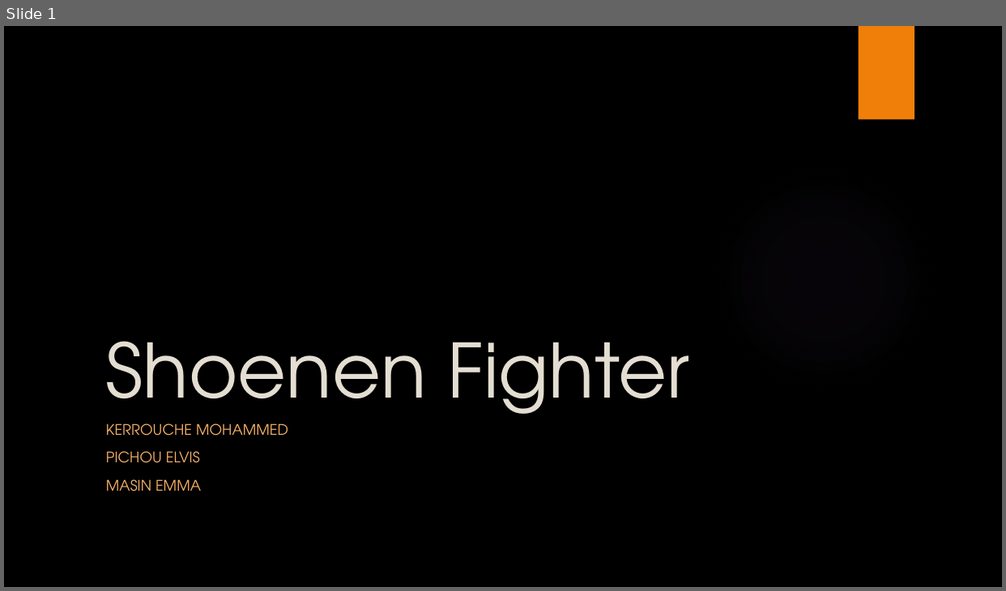
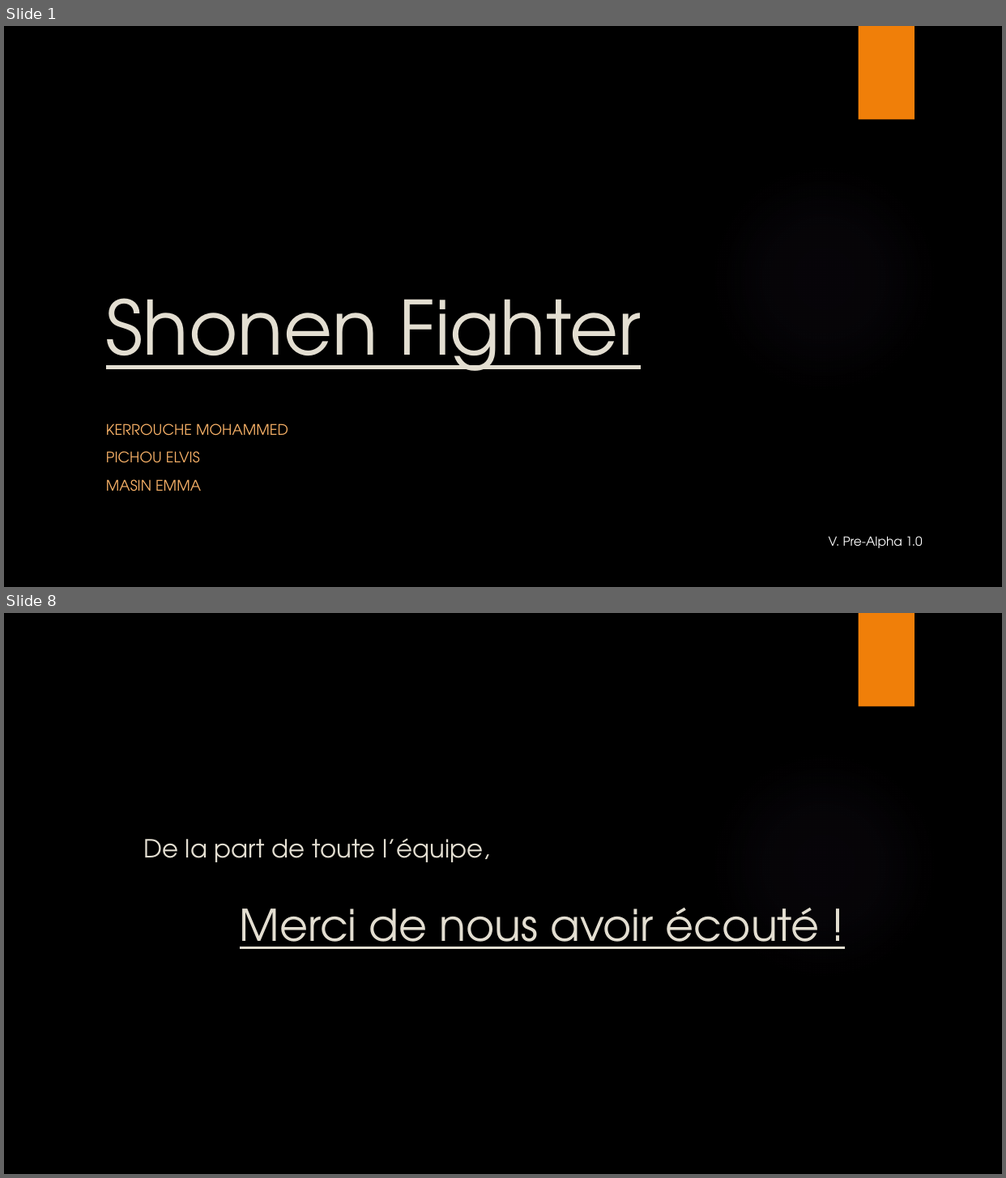
Before and after one commit to caerroff/Shonen-fighter, a slide deck: Shoenen Fighter.pptx. Shown one above the other, each under a label of ours: slide 1 before the commit, slides 1 and 8 after it; the slides between them are not shown. The pictures are 1006x591 and 1006x1178 pixels, drawn with LibreOffice and Linux fonts; fonts in the diff are those of the drawing; background and template pictures are left out. Boxes give left, top, right and bottom in pixels: in the first picture for what was removed or moved away, otherwise in the second. Text is boxed around its words. In the diff, an @@ line names an element or a change of style, - is before the commit and + after.

Commit message:
V Présentation
Version Pre-Alpha 1.0, plusieurs ajouts + modifications Powerpoint pour présentation

```diff
--- a/Shoenen Fighter.pptx
+++ b/Shoenen Fighter.pptx
@@ slide 8 added at box(4, 613, 1002, 1174), background picture (left out); not listed: 2 template elements that a slide beside it also shows @@
@@ text added at box(144, 838, 490, 862), 24 pt, text #E3DED1 @@
+De la part de toute l’équipe,
@@ title added at box(240, 908, 820, 949), 42 pt, text #E3DED1, underline @@
+Merci de nous avoir écouté !
@@ slide 1 changed as well @@
@@ title at box(106, 298, 641, 371): text changed @@
-Shoenen Fighter
+Shonen Fighter
@@ text added at box(829, 536, 922, 548), 12 pt, text #FFFFFF @@
+V. Pre-Alpha 1.0
```
Also in this commit, not shown: 6 other slides added, 7 slides removed, 6 other files.
